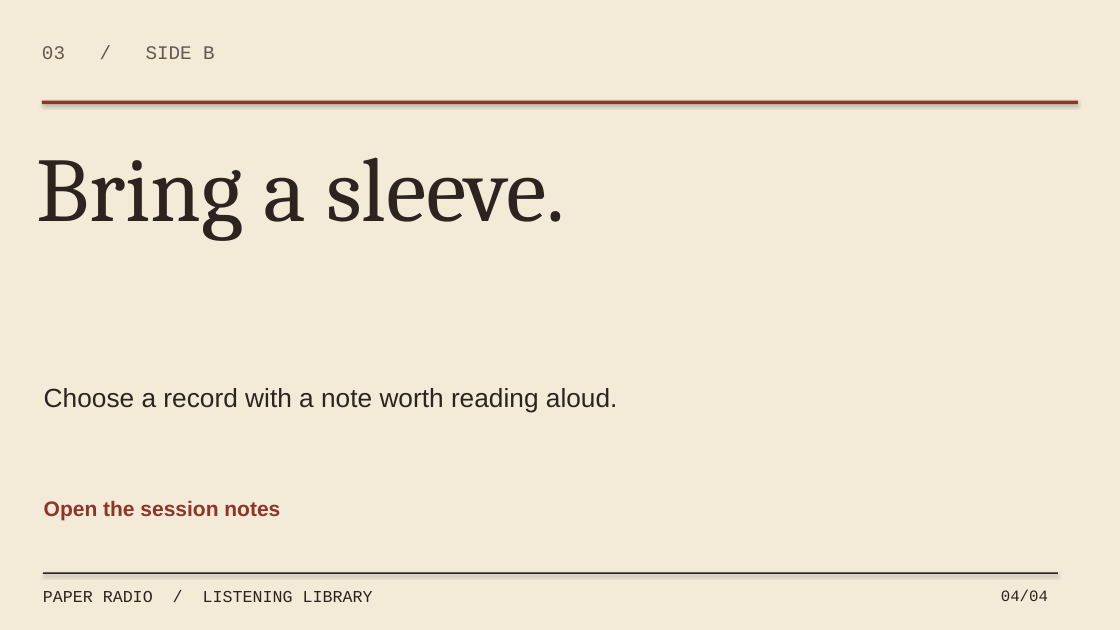
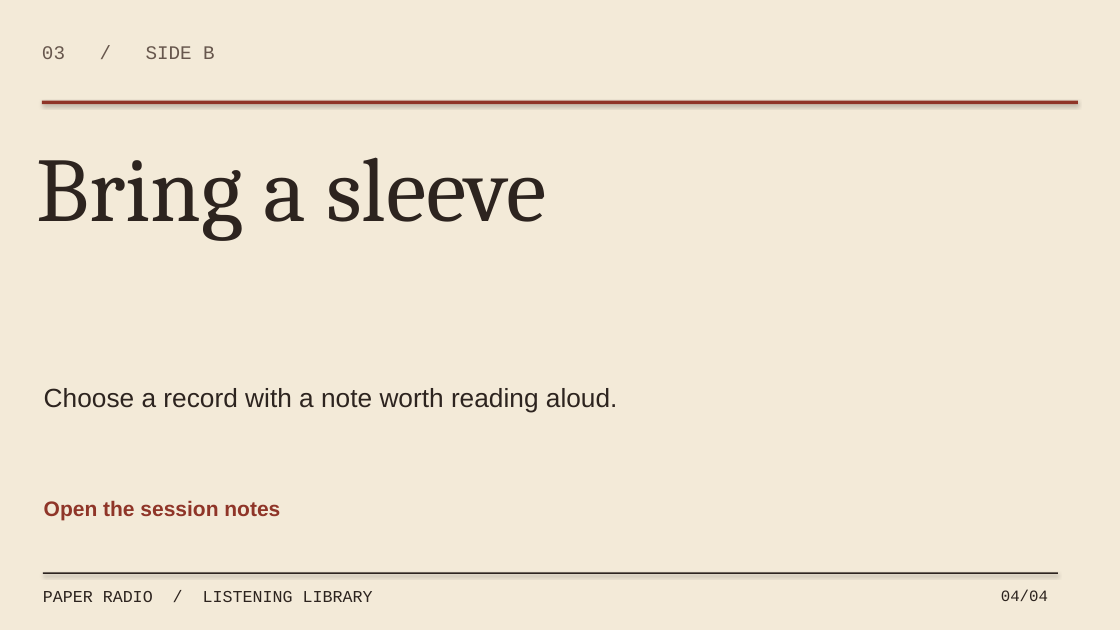
Before and after one commit to joeymilano/joey-design, a slide deck: slide 4 of docs/paper-radio-deck-en.pptx. Drawn at 1120x630 pixels with LibreOffice and Linux fonts; fonts in the diff are those of the drawing. Boxes give left, top, right and bottom in pixels: in the first picture for what was removed or moved away, otherwise in the second. Text is boxed around its words. In the diff, an @@ line names an element or a change of style, - is before the commit and + after.

```diff
--- a/docs/paper-radio-deck-en.pptx
+++ b/docs/paper-radio-deck-en.pptx
@@ text at [37, 157, 547, 241]: text changed @@
-Bring a sleeve.
+Bring a sleeve
```
Also in this commit, not shown: 3 other slides changed, 22 other files.
